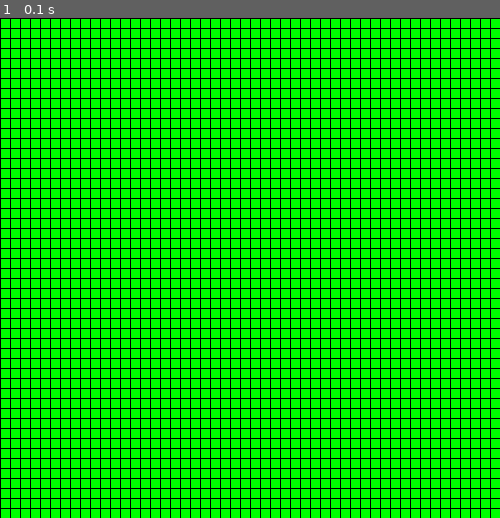
Above: before the commit, frame 1.
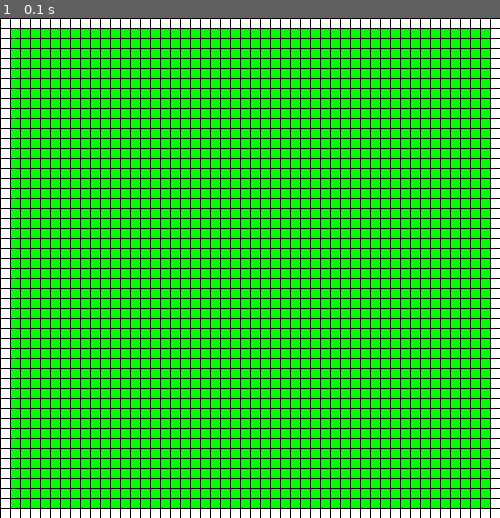
Above: after the commit, the same moment.

Repository: LeeHarry14202/Pygame_PathFinding_Visualization
Game: pygame game, started from main.py
Same seed, same stepped clock (60 frames per second), same inputs: the game is played once before the commit and once after it.
Inputs:
- Up to frame 1 (0.1 s): no input

The runs differ from the first frame. In frame 1, 6.4% of the frame differs, in the area x 0-100%, y 0-100%.

Commit message:
Update main.py

Diff:
--- a/main.py
+++ b/main.py
@@ -6,26 +6,28 @@
 
 
 def init_gird(rows, cols, color):
-      gird_ = np.empty((rows, cols), dtype = tuple)
+      gird_ = np.empty((rows, cols), dtype=tuple)
+      # matrix contains RBG number
       gird_.fill(color)
       return gird_
 
+
 def draw_gird(screen):
     for i, row in enumerate(gird):
-        for j, pixel in enumerate(row):
-            pygame.draw.rect(screen, pixel, (j * PIXEL_SIZE, i * PIXEL_SIZE, PIXEL_SIZE, PIXEL_SIZE))
+        for j, color in enumerate(row):
+            # Not draw first & last row and col in gird
+            if i != 0 and j != 0 and i != ROWS - 1 and j != COLS -1:
+                  pygame.draw.rect(screen, color, (j * PIXEL_SIZE, i * PIXEL_SIZE, PIXEL_SIZE, PIXEL_SIZE))
 
     if DRAW_GIRD_LINES:
-        # Add 1 to draw the last row
-        for i in range(ROWS + 1):
-            pygame.draw.line(screen, BLACK, start_pos=(0, i * PIXEL_SIZE),
-                             end_pos=(SCREEN_WIDTH, i * PIXEL_SIZE))
-        # Add 1 to draw the last col
-        for j in range(COLS + 1):
-            pygame.draw.line(screen, BLACK, start_pos=(j * PIXEL_SIZE, 0),
-                             end_pos=(j * PIXEL_SIZE, SCREEN_HEIGHT - abs(SCREEN_HEIGHT - SCREEN_WIDTH)))
-
-
+        for i in range(ROWS):
+            pygame.draw.line(screen, BLACK,
+                              start_pos=(0, i * PIXEL_SIZE),
+                              end_pos=(SCREEN_WIDTH, i * PIXEL_SIZE))
+        for j in range(COLS):
+            pygame.draw.line(screen, BLACK,
+                              start_pos=(j * PIXEL_SIZE, 0),
+                              end_pos=(j * PIXEL_SIZE, SCREEN_HEIGHT - abs(SCREEN_HEIGHT - SCREEN_WIDTH)))
 
 def draw(screen):
       screen.fill(BACKGROUND_COLOR)
@@ -49,5 +51,6 @@
 
             clock.tick(FPS)
 
+
 if __name__ == "__main__":
       main()
